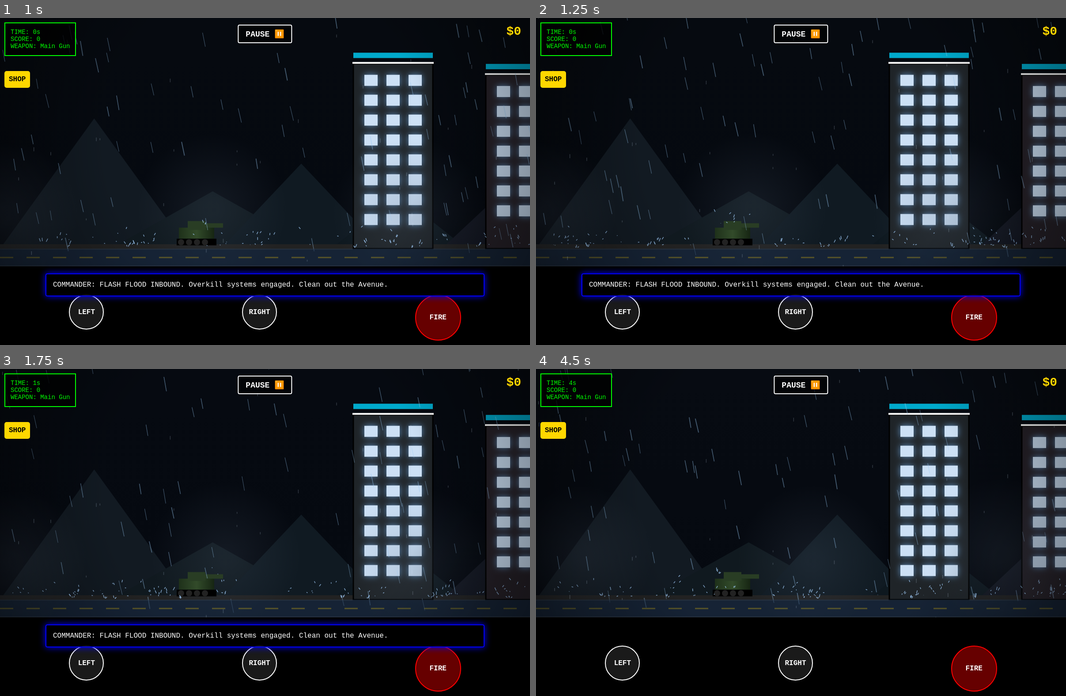
Above: before the commit, frames 1-4 (two rows, left to right).
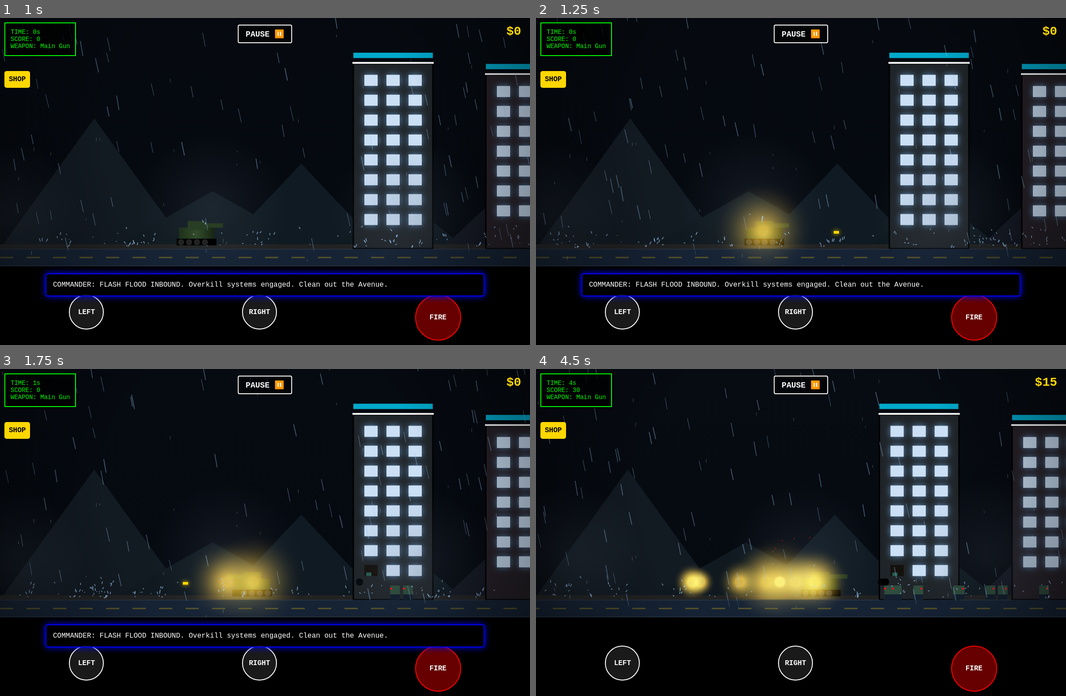
Above: after the commit, the same moments.

Repository: maxrapidul-blip/My-game
Game: browser game, page index.html
Same seed, same stepped clock (60 frames per second), same inputs: the game is played once before the commit and once after it.
Inputs:
- Up to frame 1 (1 s): click "PLAY" at 0.27 s
- Up to frame 2 (1.25 s): hold Right from 1.03 s (still down); tap Space at 1.1 s
- Up to frame 3 (1.75 s): release Right at 1.53 s; hold Left from 1.58 s (still down); tap Space at 1.6 s
- Up to frame 4 (4.5 s): tap Space every 0.5 s from 2.1 to 4.1 s; release Left at 2.15 s; hold Up 2.2-2.5 s; tap D at 2.52 s; hold Right 2.55-3.22 s; hold Up 3.27-3.5 s; tap A at 3.52 s; hold Left 3.55-3.98 s; hold Right from 4.03 s (still down)

Frame 1 is identical in both runs. In frame 2, 2.1% of the frame differs, in the area x 2-98%, y 0-74%; in frame 3, 3.8%; in frame 4, 13%, in the area x 0-100%, y 0-74%.

Commit message:
Implement keyboard controls for game actions
Added keyboard controls for player movement and shooting.

Diff:
--- a/index.html
+++ b/index.html
@@ -951,7 +951,32 @@
     ctx.restore();
 }
 draw();
-
+// ==========================================
+// ADAUT NOU: CONTROALE PASTURĂ / PC
+// ==========================================
+window.addEventListener('keydown', e => {
+    if (paused || !gameStarted) return;
+    if (e.key === 'ArrowLeft' || e.key === 'a' || e.key === 'A') {
+        movingLeft = true;
+        facingRight = false;
+    }
+    if (e.key === 'ArrowRight' || e.key === 'd' || e.key === 'D') {
+        movingRight = true;
+        facingRight = true;
+    }
+    if (e.key === ' ' || e.key === 'ArrowUp' || e.key === 'w' || e.key === 'W') {
+        shoot();
+    }
+});
+
+window.addEventListener('keyup', e => {
+    if (e.key === 'ArrowLeft' || e.key === 'a' || e.key === 'A') {
+        movingLeft = false;
+    }
+    if (e.key === 'ArrowRight' || e.key === 'd' || e.key === 'D') {
+        movingRight = false;
+    }
+});
 </script>
 </body>
 </html>
